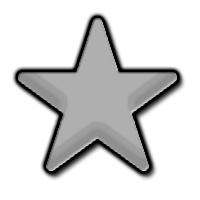
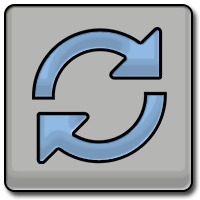
Before/after of a 200×200 layered artwork. What changed in the layer stack:
removed layer "1411803815_118-256" over [12, 12, 186, 181]
showed "refresh", painted on it over [32, 27, 169, 164]
showed "Shape 1" over [4, 4, 193, 192]
